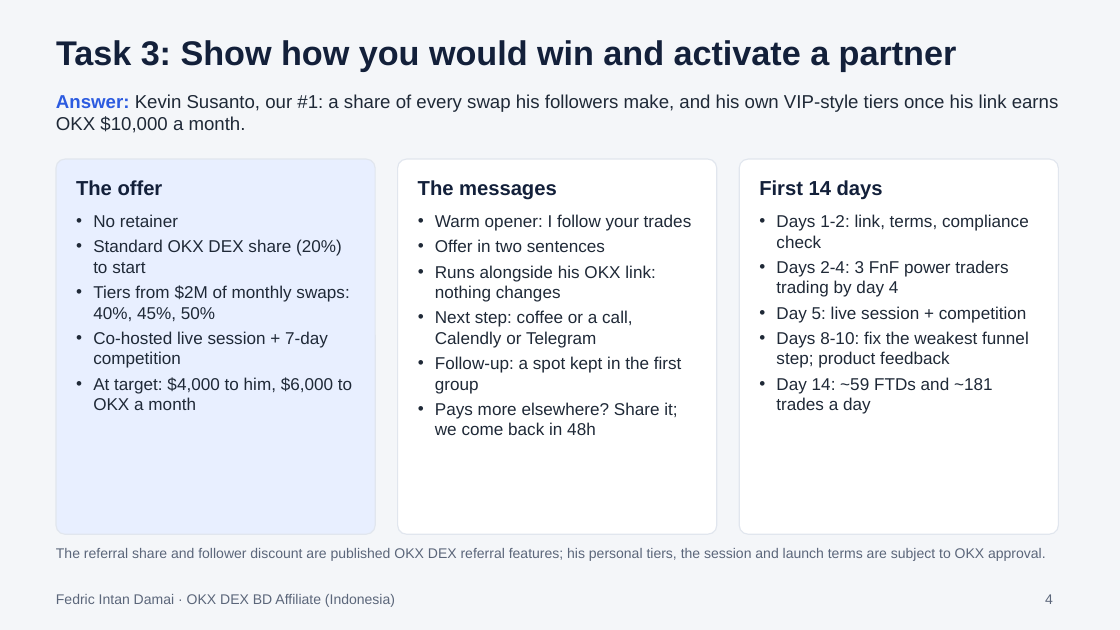
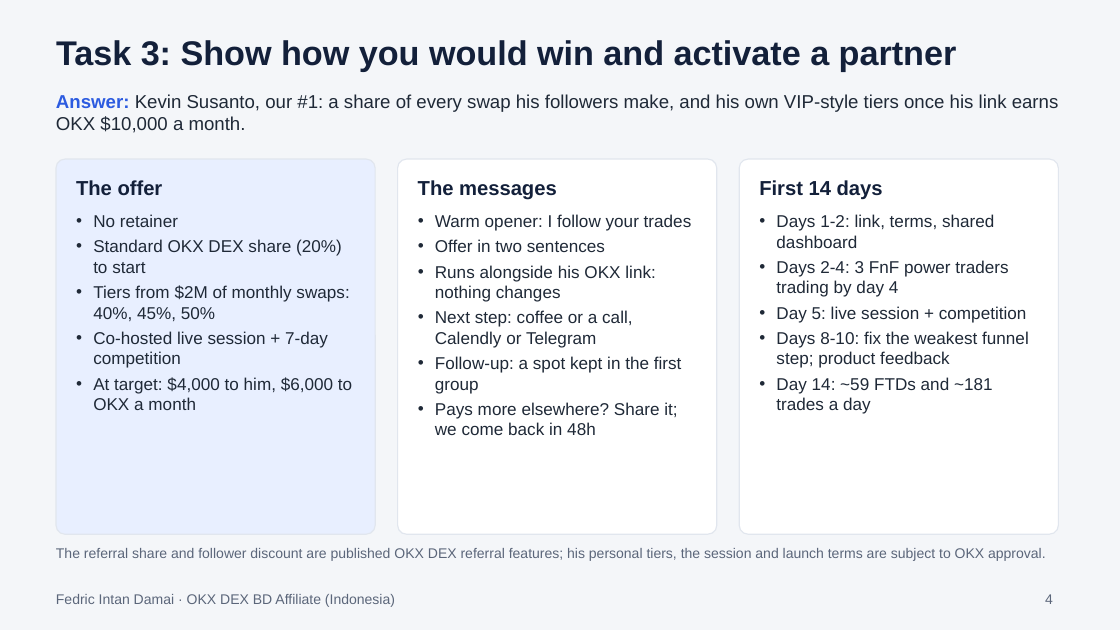
Before and after one commit to fedricdamai/SuperCashier, a slide deck: slide 4 of okx-dex-affiliates-id/submission-v2/OKX_DEX_BD_Affiliate_Indonesia_Slides.pptx. Drawn at 1120x630 pixels with LibreOffice and Linux fonts; fonts in the diff are those of the drawing. Boxes give left, top, right and bottom in pixels: in the first picture for what was removed or moved away, otherwise in the second. Text is boxed around its words. In the diff, an @@ line names an element or a change of style, - is before the commit and + after.

```diff
--- a/okx-dex-affiliates-id/submission-v2/OKX_DEX_BD_Affiliate_Indonesia_Slides.pptx
+++ b/okx-dex-affiliates-id/submission-v2/OKX_DEX_BD_Affiliate_Indonesia_Slides.pptx
@@ text at (x1=776, y1=214, x2=994, y2=248): text changed @@
-• Days 1-2: link, terms, compliance check
+• Days 1-2: link, terms, shared dashboard
```
Also in this commit, not shown: 4 other slides changed, 10 other files.
